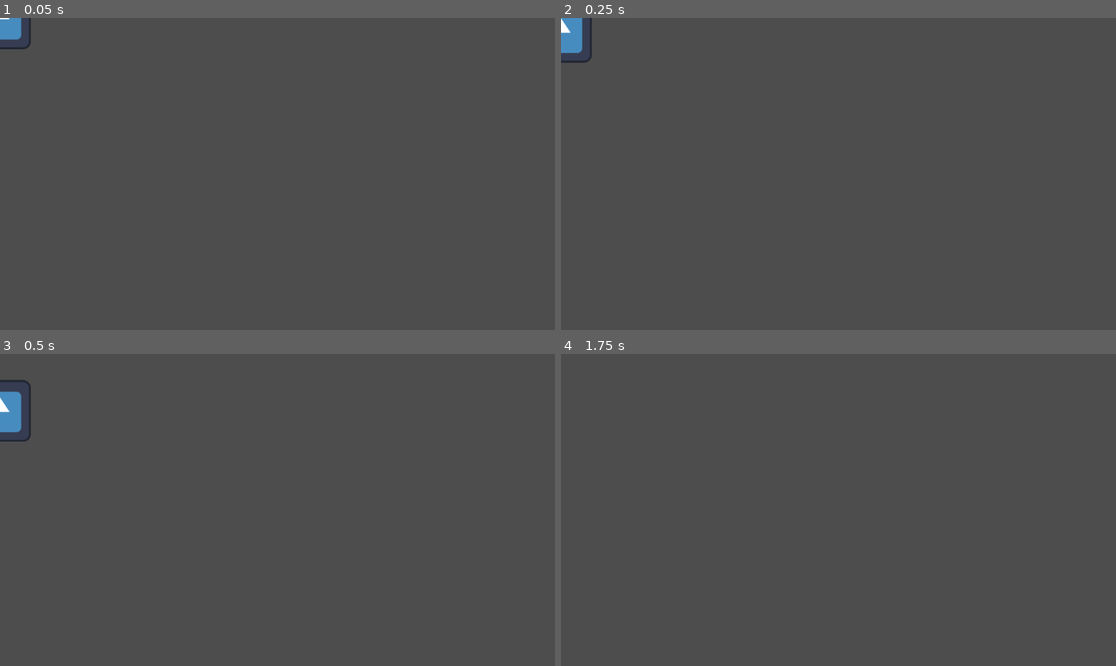
Above: before the commit, frames 1-4 (two rows, left to right).
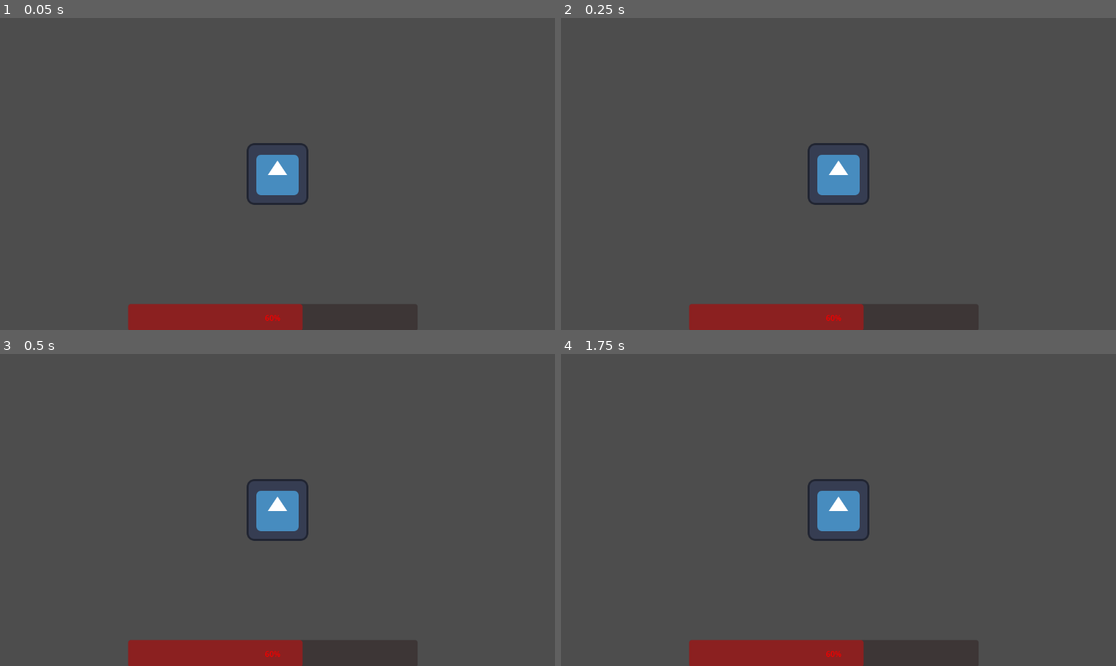
Above: after the commit, the same moments.

Repository: Gigabajt000/magiczne-r-czki
Game: Godot game, scene res://World/Main.tscn
The game is run twice, just before and just after one commit, with the same random seed, the same clock (stepped at 60 frames per second) and the same inputs. Before the commit the project starts from res://Player/Player.tscn. The engine's default icon, where the game draws it, is replaced by a stand-in: a white triangle on a blue panel in a dark square.
Inputs:
- Up to frame 1 (0.05 s): no input
- Up to frame 2 (0.25 s): no input
- Up to frame 3 (0.5 s): no input
- Up to frame 4 (1.75 s): no input

The runs differ from the first frame. In frame 1, 4.2% of the frame differs, in the area x 0-56%, y 0-100%; in frame 2, 4.4%; in frame 3, 4.5%, in the area x 0-56%, y 8-100%; in frame 4, 3.9%.

Commit message:
ZYCIE
sgz

Diff:
--- a/Player/Player.tscn
+++ b/Player/Player.tscn
@@ -15,3 +15,5 @@
 
 [node name="CollisionShape2D" type="CollisionShape2D" parent="."]
 shape = SubResource("CapsuleShape2D_uwpyv")
+
+[node name="Camera2D" type="Camera2D" parent="."]
--- /dev/null
+++ b/UI/życie.gd
@@ -0,0 +1,23 @@
+extends Control
+
+class_name Zycie
+
+@export var progress_bar: ProgressBar
+
+var max_zycie:int
+var zycie:int
+
+func _ready():
+	max_zycie = 100
+	progress_bar.max_value = max_zycie
+	zycie = 60
+
+
+func _process(delta: float):
+	progress_bar.value = zycie
+
+func Obrazenia(x):
+	zycie = zycie - x
+
+func Leczenie(x):
+	zycie = zycie + x
--- /dev/null
+++ b/UI/życie.tscn
@@ -0,0 +1,20 @@
+[gd_scene load_steps=2 format=3 uid="uid://emketib000p4"]
+
+[ext_resource type="Script" path="res://UI/życie.gd" id="1_ytw88"]
+
+[node name="Życie" type="Control" node_paths=PackedStringArray("progress_bar")]
+layout_mode = 3
+anchors_preset = 15
+anchor_right = 1.0
+anchor_bottom = 1.0
+grow_horizontal = 2
+grow_vertical = 2
+script = ExtResource("1_ytw88")
+progress_bar = NodePath("ProgressBar")
+
+[node name="ProgressBar" type="ProgressBar" parent="."]
+modulate = Color(1, 0, 0, 1)
+offset_left = 266.0
+offset_top = 594.0
+offset_right = 867.0
+offset_bottom = 650.0
--- a/World/Main.tscn
+++ b/World/Main.tscn
@@ -1,8 +1,13 @@
-[gd_scene load_steps=2 format=3 uid="uid://bqr8dxfceq07d"]
+[gd_scene load_steps=3 format=3 uid="uid://bqr8dxfceq07d"]
 
 [ext_resource type="PackedScene" uid="uid://cpmnhliqggtdh" path="res://Player/Player.tscn" id="1_ajl52"]
+[ext_resource type="PackedScene" uid="uid://emketib000p4" path="res://UI/życie.tscn" id="2_b4c0u"]
 
 [node name="Main" type="Node2D"]
 
 [node name="Player" parent="." instance=ExtResource("1_ajl52")]
-position = Vector2(479, 298)
+position = Vector2(-776, -516)
+
+[node name="CanvasLayer" type="CanvasLayer" parent="."]
+
+[node name="Życie" parent="CanvasLayer" instance=ExtResource("2_b4c0u")]
--- a/project.godot
+++ b/project.godot
@@ -11,7 +11,7 @@
 [application]
 
 config/name="Magiczne rączki"
-run/main_scene="res://Player/Player.tscn"
+run/main_scene="res://World/Main.tscn"
 config/features=PackedStringArray("4.3", "Forward Plus")
 config/icon="res://Art/icon.svg"
 
@@ -21,6 +21,7 @@
 "res://Art/": "orange",
 "res://Player/": "red",
 "res://Tile_Map/": "green",
+"res://UI/": "pink",
 "res://World/": "blue"
 }
 
--- a/życie.tscn
+++ /dev/null
@@ -1,9 +0,0 @@
-[gd_scene format=3 uid="uid://emketib000p4"]
-
-[node name="Control" type="Control"]
-layout_mode = 3
-anchors_preset = 15
-anchor_right = 1.0
-anchor_bottom = 1.0
-grow_horizontal = 2
-grow_vertical = 2
